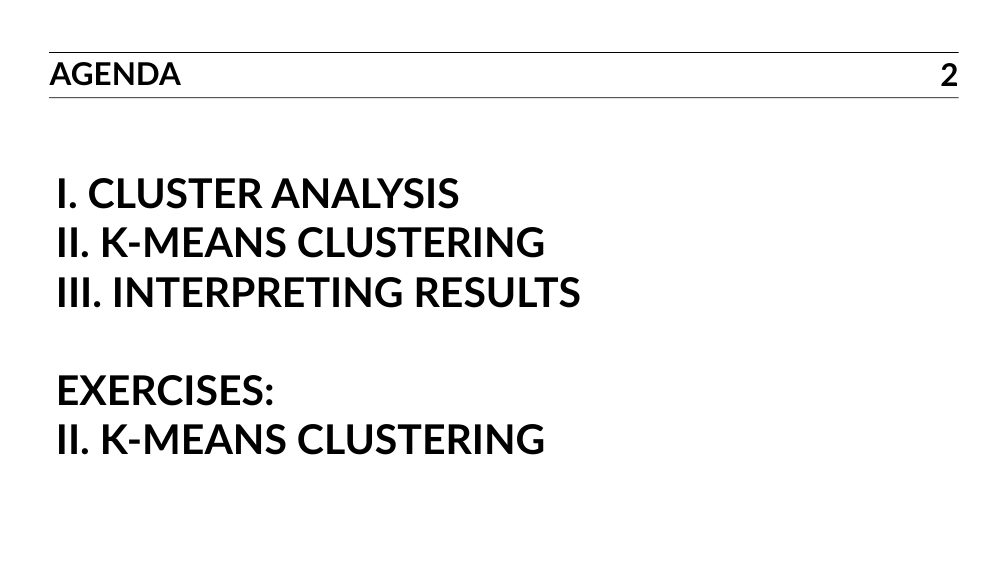
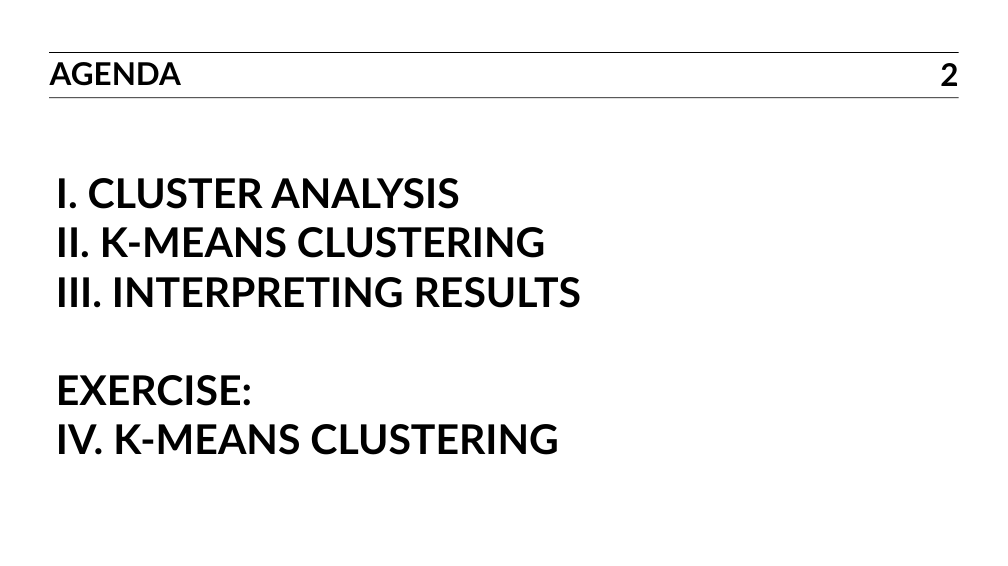
Before and after one commit to ajschumacher/gadsdc, a slide deck: slide 2 of 18-clustering/slides.pptx. Drawn at 1008x566 pixels with LibreOffice and Linux fonts; fonts in the diff are those of the drawing. Boxes give left, top, right and bottom in pixels: in the first picture for what was removed or moved away, otherwise in the second. Text is boxed around its words. In the diff, an @@ line names an element or a change of style, - is before the commit and + after.

Commit message:
clustering slides

```diff
--- a/18-clustering/slides.pptx
+++ b/18-clustering/slides.pptx
@@ title at bbox=[56, 178, 581, 455]: text changed @@
-I. CLUSTER ANALYSIS
-II. K-MEANS CLUSTERING
-III. INTERPRETING RESULTS
-EXERCISES:
-II. K-MEANS CLUSTERING
+I. CLUSTER ANALYSIS
+II. K-MEANS CLUSTERING
+III. INTERPRETING RESULTS
+EXERCISE:
+IV. K-MEANS CLUSTERING
```
Also in this commit, not shown: 7 other slides changed, 1 other file.
